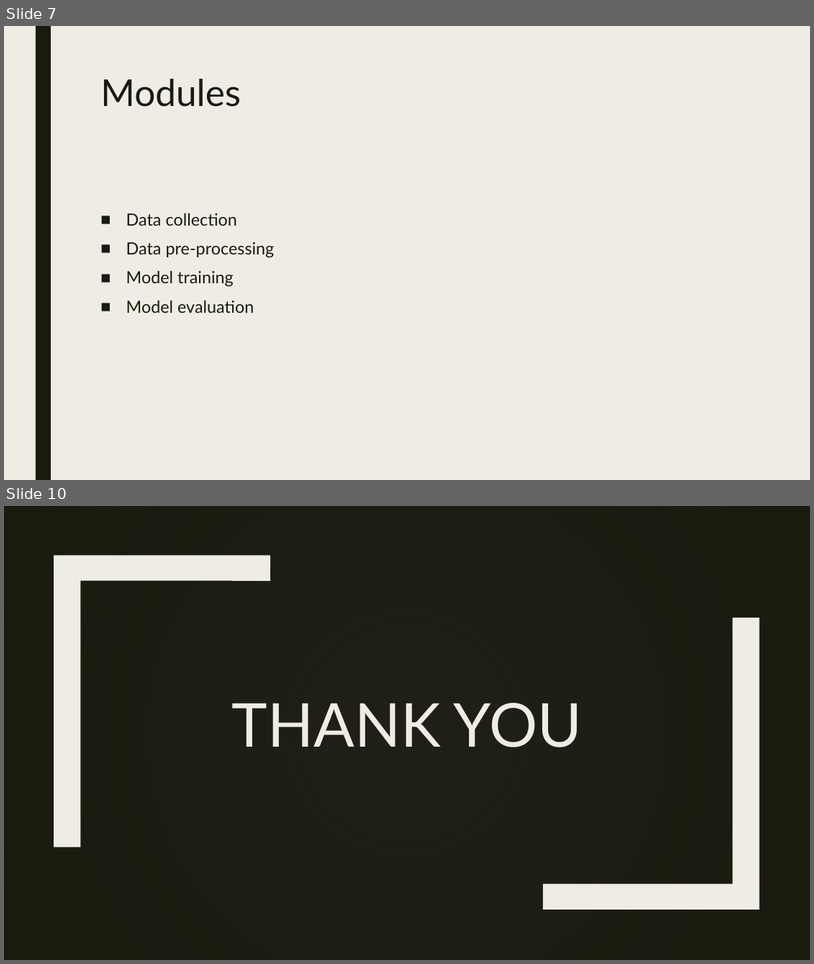
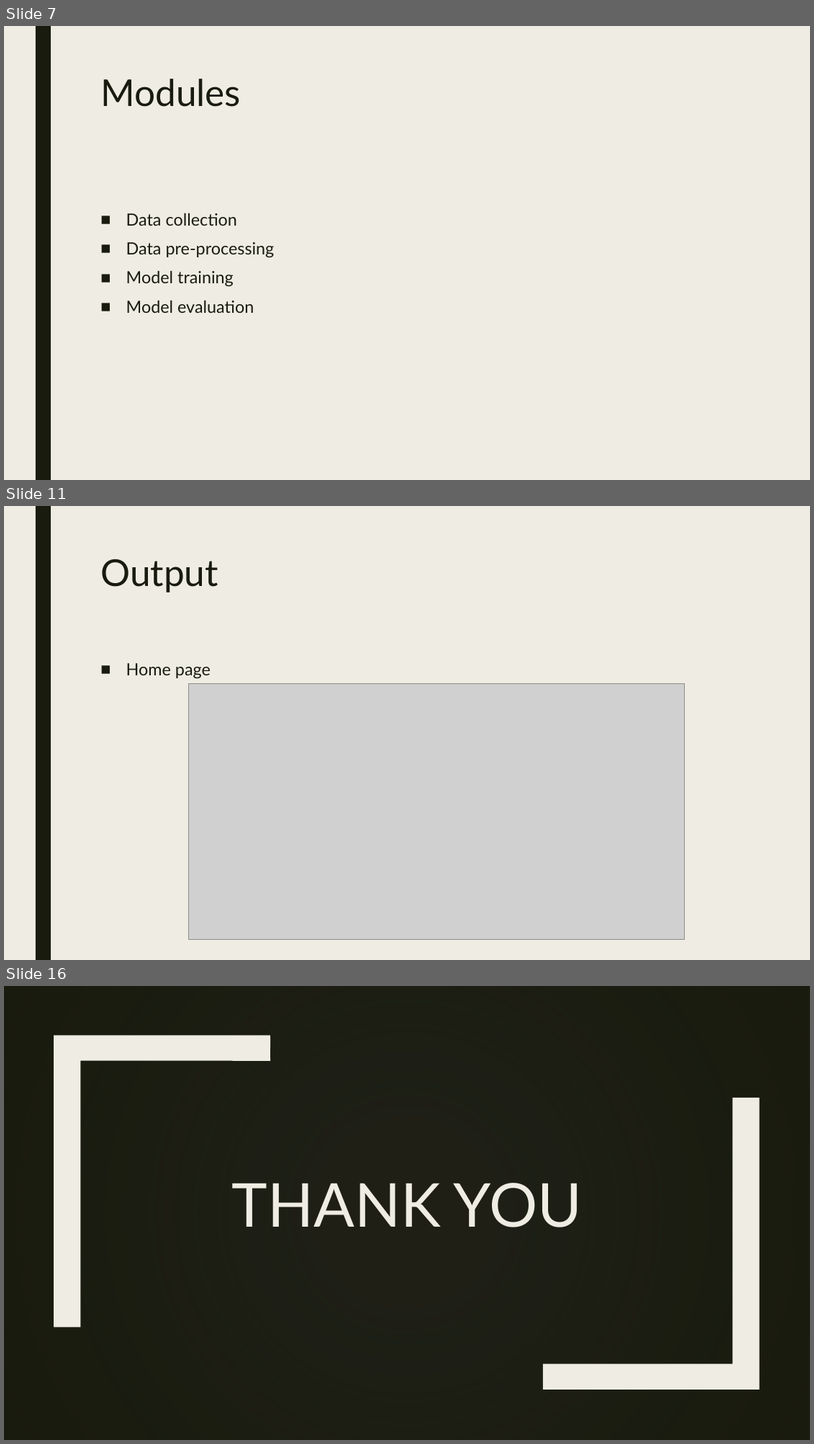
Before and after one commit to SARAHCJOJY/MAIN-PROJECT, a slide deck: NER.pptx. Shown one above the other, each under a label of ours: slides 7 and 10 before the commit, slides 7, 11 and 16 after it; the slides between them are not shown. The pictures are 814x964 and 814x1444 pixels, drawn with LibreOffice and Linux fonts; fonts in the diff are those of the drawing; grey boxes stand for pictures; background and template pictures are left out; a plain dark background stands for a picture behind light text. Boxes give left, top, right and bottom in pixels: in the first picture for what was removed or moved away, otherwise in the second. Text is boxed around its words. In the diff, an @@ line names an element or a change of style, - is before the commit and + after.

```diff
--- a/NER.pptx
+++ b/NER.pptx
@@ slide 11 added at [4,506,810,960], background #EFEDE3; not listed: 1 template element that a slide beside it also shows @@
@@ title added at [100,559,218,592], 44 pt, text #191B0E @@
+Output
@@ text added at [126,663,211,679], 20 pt, text #191B0E @@
+■ Home page
@@ picture added at [189,684,685,939] @@
@@ what was slide 10 is now slide 16 @@
```
Also in this commit, not shown: 5 slides changed, 5 other slides added.
